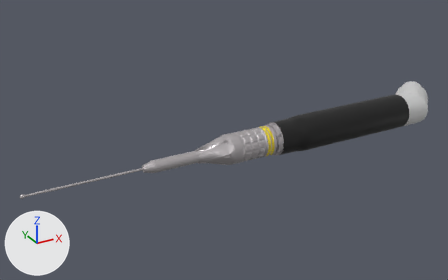
An edit to the OBJ model ADF/drills/drills_in_si_units/high_res/2mm_drill_body.OBJ, drawn before and after from the same camera.
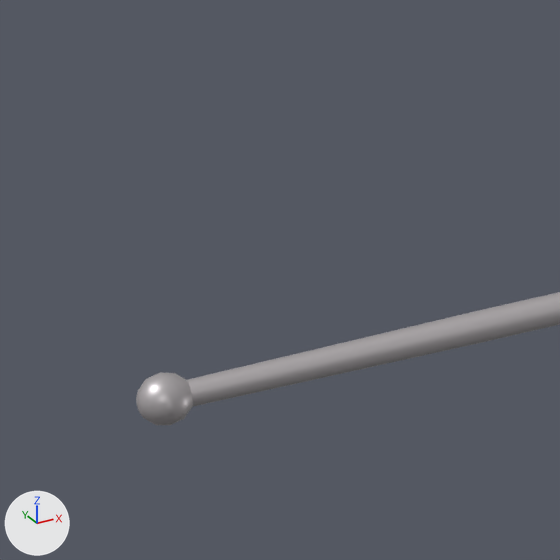
Old and new are each drawn whole from a 50 mm camera at (-0.0741, -0.492, 0.2573) aimed at (0.2137, 0.0313, -0.0044) and again close up on the part from 2% to 12% of the width and 58% to 75% of the height. Arrows for +X, +Y and +Z are at lower left; the lights stay in place. The first two pictures are the older version. Where no turn or scale is listed for an object, it has been applied to the vertices. Vertices at exactly the same position are counted once.

Script lines for the objects in view, before the commit:
```python
me_ambf_env_2mm_2mm = bpy.data.meshes.new('/ambf/env/2mm_2mm')
me_ambf_env_2mm_2mm.from_pydata(...)  # 8053 vertices, 12655 faces; spans x -0.002..0.495, y -0.019..0.05, z -0.019..0.019
# faces by material slot: [10007, 537, 705, 1406]
me_ambf_env_2mm_2mm.materials.append(mat_silver_017)  # light grey #c1bcbe
me_ambf_env_2mm_2mm.materials.append(mat_grey_017)  # light grey #cecece
me_ambf_env_2mm_2mm.materials.append(mat_black_017)  # black #0d0d0d
me_ambf_env_2mm_2mm.materials.append(mat_golden_017)  # yellow #e7ce26
ob_ambf_env_2mm_2mm = bpy.data.objects.new('/ambf/env/2mm_2mm', me_ambf_env_2mm_2mm)
ob_ambf_env_2mm_2mm.location = (0.0, 0.0, 0.0)
```
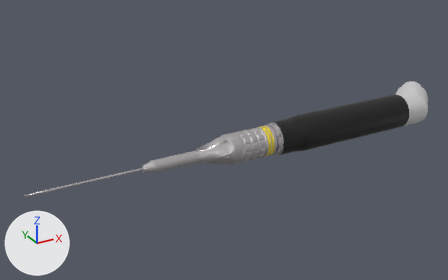
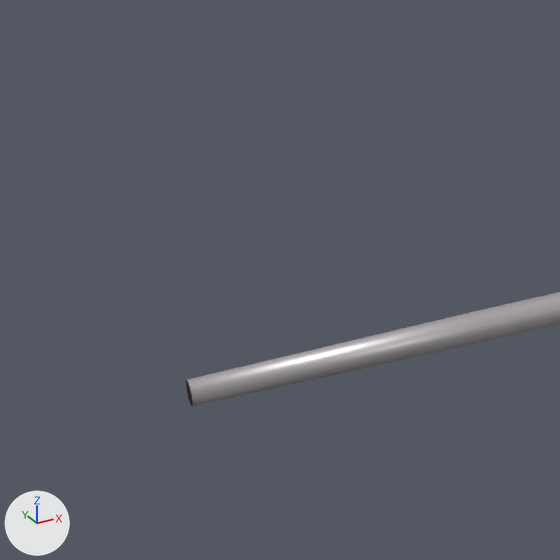
What differs and where, as boxes [x1, y1, x2, y2] in the close-ups (560 x 560 px):
'/ambf/env/2mm_2mm', reshaped: before [136, 292, 560, 425]; after [186, 292, 560, 407]
part 1 of me_ambf_env_2mm_2mm, cut back: before [136, 325, 481, 425]; after [186, 325, 481, 407]

Edits to the bpy script that builds the scene:
```text
Change me_ambf_env_2mm_2mm:
    used by ob_ambf_env_2mm_2mm; location = (0.0, 0.0, 0.0)
    remove me_ambf_env_2mm_2mm.from_pydata(...)  # 8053 vertices, 12655 faces; spans x -0.002..0.495, y -0.019..0.05, z -0.019..0.019
    add me_ambf_env_2mm_2mm.from_pydata(...)  # 7980 vertices, 12475 faces; spans x 0.002..0.495, y -0.019..0.05, z -0.019..0.019
    me_ambf_env_2mm_2mm part 1
    73 vertices are removed from x -0.002..0.002, y -0.002..0.002, z -0.002..0.002
    199 faces are deleted
    2 vertices move within x 0.002, y -0.001, z 0.0
    19 new faces join them, mat_silver_017 (light grey #c1bcbe)
```
